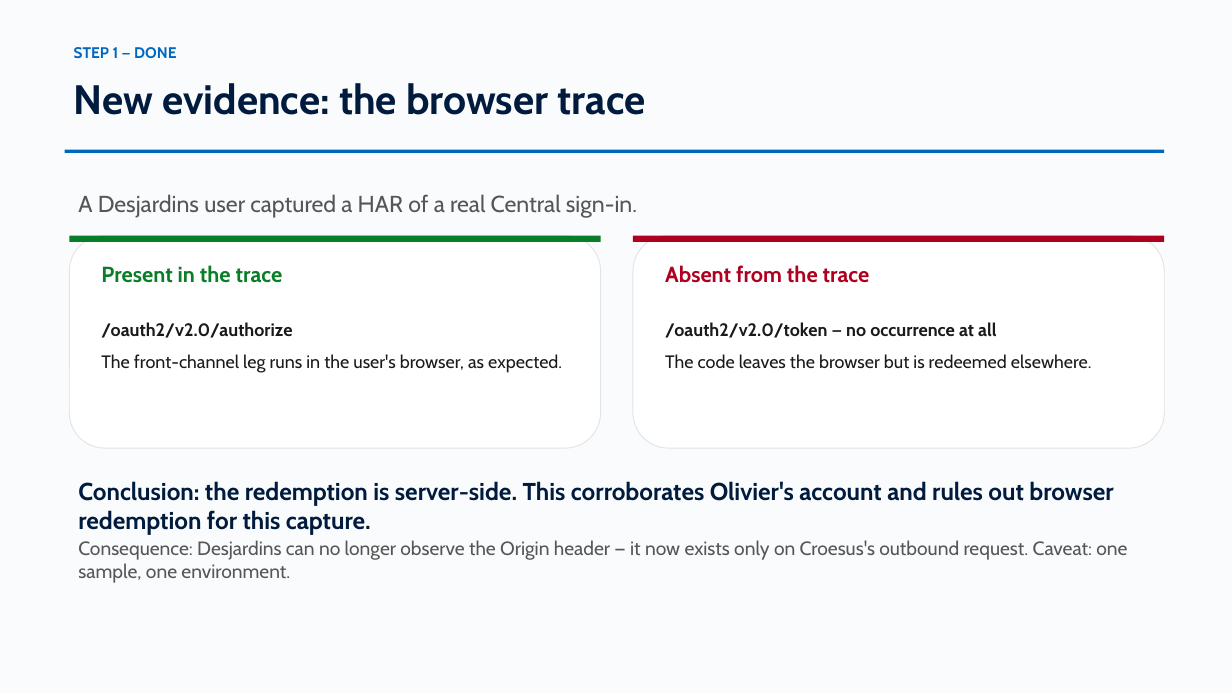
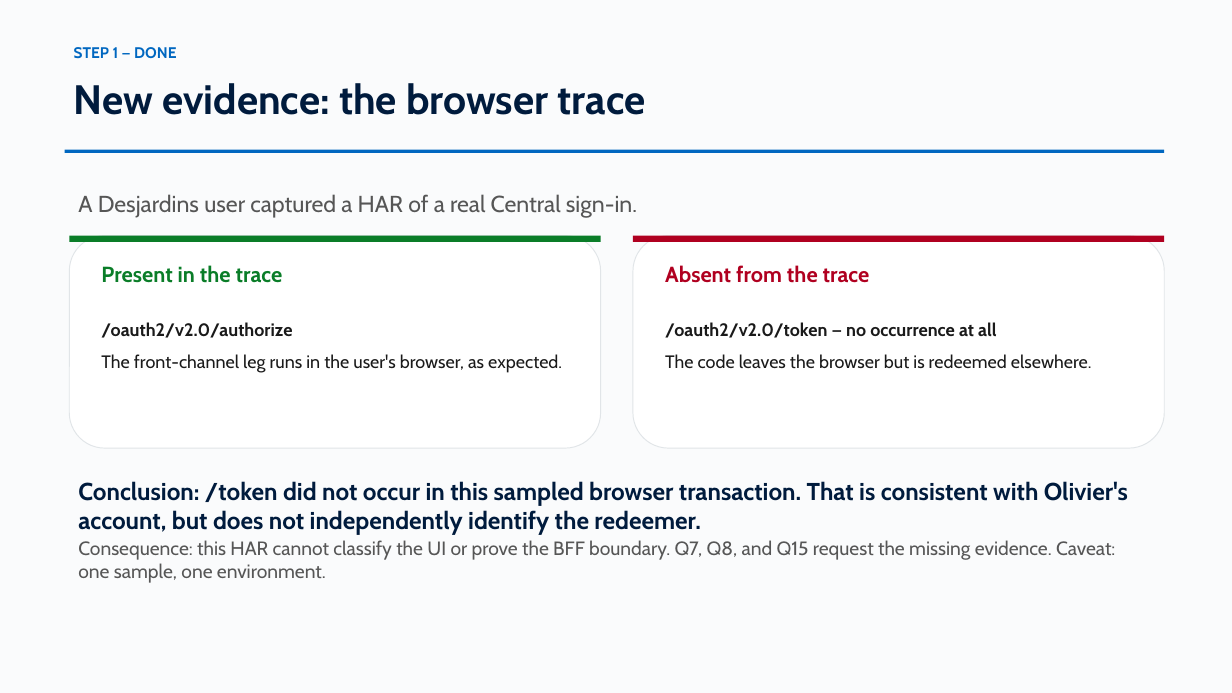
Before and after one commit to devopsabcs-engineering/croesus, a slide deck: slide 5 of docs/deck/croesus-session-deck.pptx. Drawn at 1232x693 pixels with LibreOffice and Linux fonts; fonts in the diff are those of the drawing. Boxes give left, top, right and bottom in pixels: in the first picture for what was removed or moved away, otherwise in the second. Text is boxed around its words. In the diff, an @@ line names an element or a change of style, - is before the commit and + after.

Commit message:
feat: Complete Phase 7 updates for Croesus registration evidence, including UI topology separation and documentation corrections

```diff
--- a/docs/deck/croesus-session-deck.pptx
+++ b/docs/deck/croesus-session-deck.pptx
@@ text at box(78, 481, 1128, 535): text changed @@
-Conclusion: the redemption is server-side. This corroborates Olivier's account and rules out browser redemption for this capture.
+Conclusion: /token did not occur in this sampled browser transaction. That is consistent with Olivier's account, but does not independently identify the redeemer.
@@ text at box(78, 540, 1115, 583): text changed @@
-Consequence: Desjardins can no longer observe the Origin header — it now exists only on Croesus's outbound request. Caveat: one sample, one environment.
+Consequence: this HAR cannot classify the UI or prove the BFF boundary. Q7, Q8, and Q15 request the missing evidence. Caveat: one sample, one environment.
```
Also in this commit, not shown: 10 other slides changed, 4 other files.
